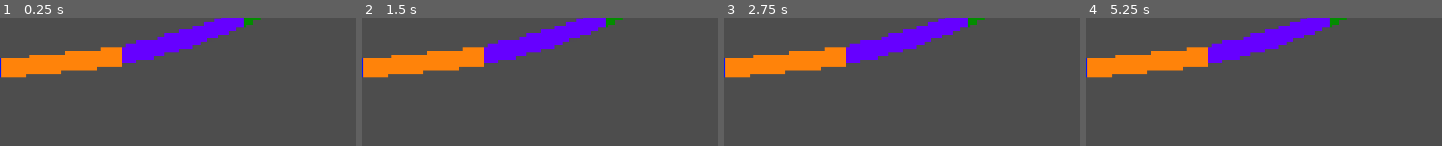
Above: before the commit, frames 1-4 (left to right).
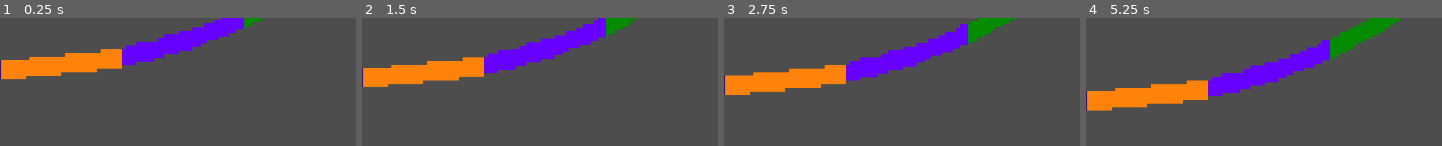
Above: after the commit, the same moments.

Repository: Annars30/GithubRepos-FINAL-project-ver1
Game: Godot game, scene res://Scenes/supernova_wave_3.tscn
Two runs of this game, one before a commit and one after it. Both use one fixed random seed, a clock stepped at 60 frames per second and the inputs below. This scene is started directly instead of the project's main scene.
Inputs (mouse positions are in pixels of both pictures, inside the frame that each line leads up to):
- Up to frame 1 (0.25 s): no input
- Up to frame 2 (1.5 s): move the mouse to (outside the picture) at 0.52 s; hold Right (move_right) 0.53-1.28 s; hold B (fire_blue) 0.53-1.28 s; click (outside the picture) at 0.67 s; move the mouse to (outside the picture) at 1.27 s; hold Left (move_left) from 1.28 s (still down); tap G (fire_green) at 1.35 s
- Up to frame 3 (2.75 s): move the mouse to (outside the picture) at 2.02 s; release Left (move_left) at 2.03 s; hold Right (move_right) from 2.03 s (still down); hold O (fire_orange) from 2.03 s (still down)
- Up to frame 4 (5.25 s): move the mouse to (outside the picture) at 2.77 s; release O (fire_orange) at 2.78 s; tap R (fire_red) at 2.85 s; click (outside the picture) at 2.92 s; move the mouse to (outside the picture) at 3.52 s; release Right (move_right) at 3.53 s; hold V (fire_violet) 3.53-4.28 s; hold Left (move_left) from 3.53 s (still down); move the mouse to (outside the picture) at 4.27 s; tap Y (fire_yellow) at 4.35 s; move the mouse to (outside the picture) at 5.02 s; hold B (fire_blue) from 5.03 s (still down); click (outside the picture) at 5.17 s

The runs differ from the first frame. In frame 1, 2.2% of the frame differs, in the area x 0-75%, y 0-48%; in frame 2, 11%; in frame 3, 20%; in frame 4, 23%, in the area x 0-89%, y 0-73%.
Error before the commit: Invalid access to property or key 'position' on a base object of type 'null instance'. (res://Scripts/supernova_wave_3.gd:10)

Commit message:
Update supernova_wave_3.gd

Diff:
--- a/Scripts/supernova_wave_3.gd
+++ b/Scripts/supernova_wave_3.gd
@@ -1,10 +1,10 @@
 extends CharacterBody2D
 
-@onready var supernova_wave3 = $Sprite2D
+@onready var supernova_wave = $AnimatedSprite2D
 @export var speed: float = 200
 var direction: Vector2 = Vector2.ZERO
 var move_speed := 10
 var dice1_result: int
 
 func _physics_process(delta):
-	supernova_wave3.position.y += move_speed * delta
+	supernova_wave.position.y += move_speed * delta
